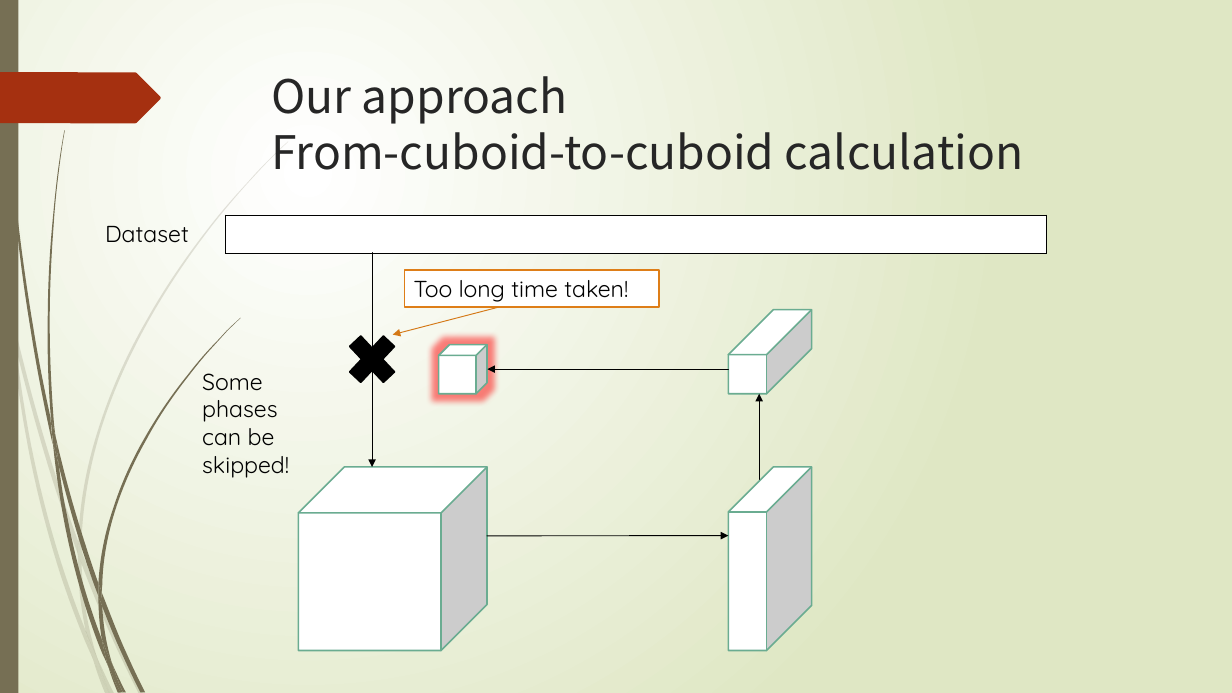
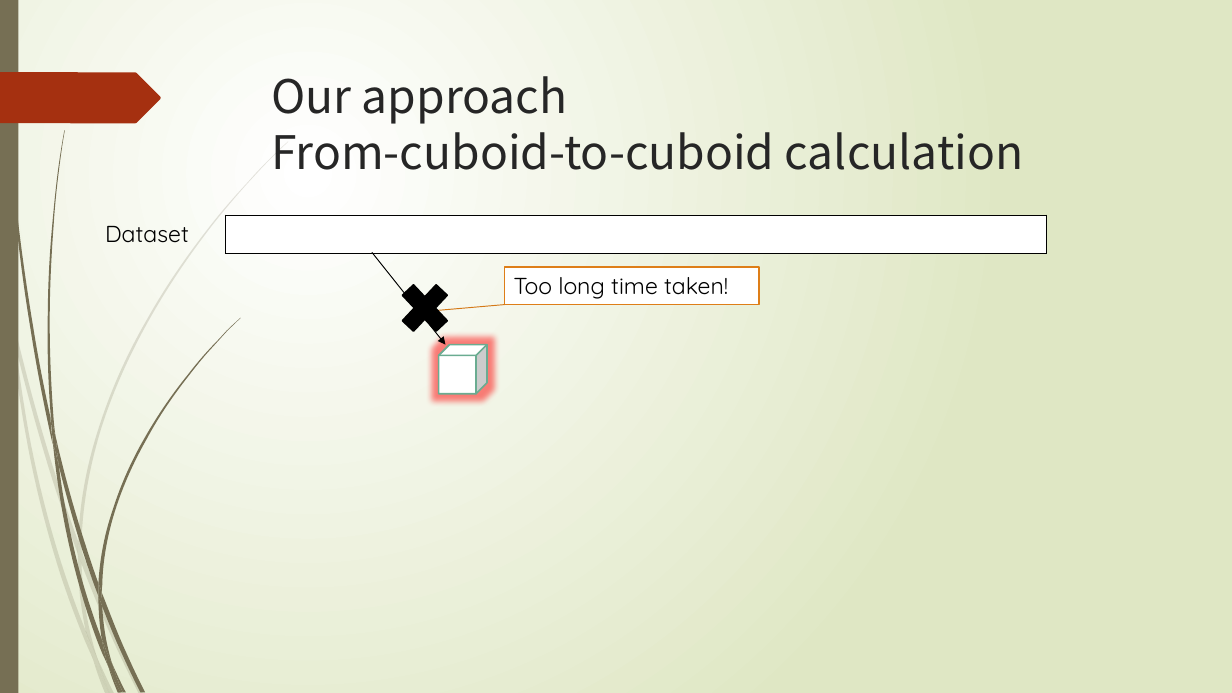
Before and after one commit to thoh-testarossa/Mirage-docs, a slide deck: slide 19 of thoh/gradurate_thesis/答辩.pptx (slide 10 before the commit). Drawn at 1232x693 pixels with LibreOffice and Linux fonts; fonts in the diff are those of the drawing. Boxes give left, top, right and bottom in pixels: in the first picture for what was removed or moved away, otherwise in the second. Text is boxed around its words. In the diff, an @@ line names an element or a change of style, - is before the commit and + after.

Commit message:
ppt uploaded

```diff
--- a/thoh/gradurate_thesis/答辩.pptx
+++ b/thoh/gradurate_thesis/答辩.pptx
@@ arrow moved from (372, 252) - (372, 467) to (372, 252) - (445, 345) @@
@@ rectangle "Too long time taken!": place and size @@
-rectangle "Too long time taken!" at <box>405,270,660,307</box>
+rectangle "Too long time taken!" at <box>505,267,760,304</box>
@@ cross: place and size @@
-cross at <box>340,324,405,394</box>
+cross at <box>393,274,457,343</box>
@@ arrow moved from (498, 308) - (393, 335) to (505, 305) - (422, 311) @@
@@ cube removed at <box>728,310,811,394</box> @@
@@ text removed at <box>202,373,289,478</box> @@
-Some phases can be skipped!
@@ arrow removed from (728, 370) to (487, 370) @@
@@ arrow removed from (760, 480) to (760, 394) @@
@@ cube removed at <box>299,467,487,651</box> @@
@@ cube removed at <box>728,467,811,651</box> @@
@@ arrow removed from (487, 536) to (728, 536) @@
```
Also in this commit, not shown: 5 other slides changed, 13 slides added, 3 slides removed, 16 other files.
